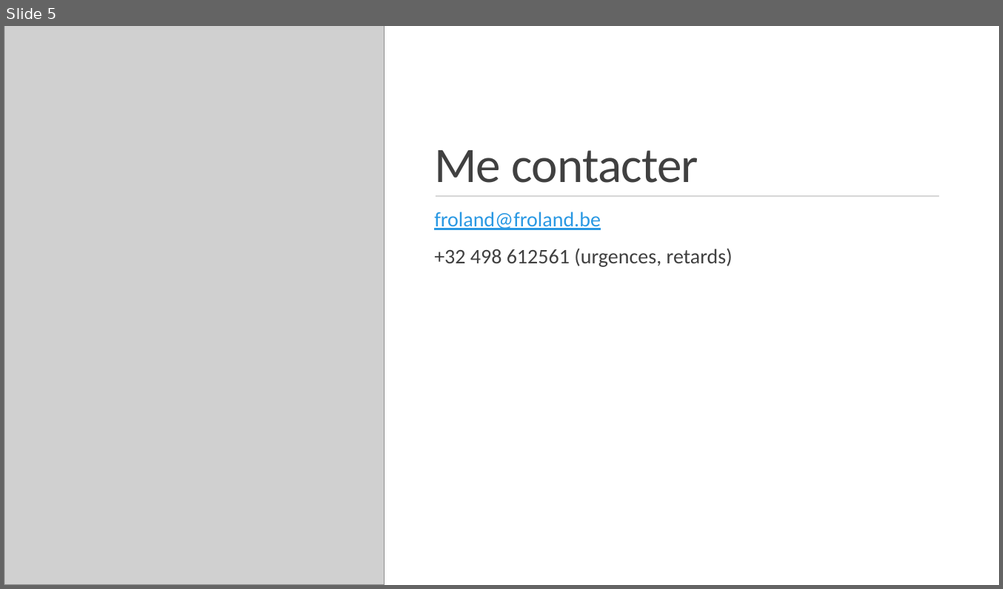
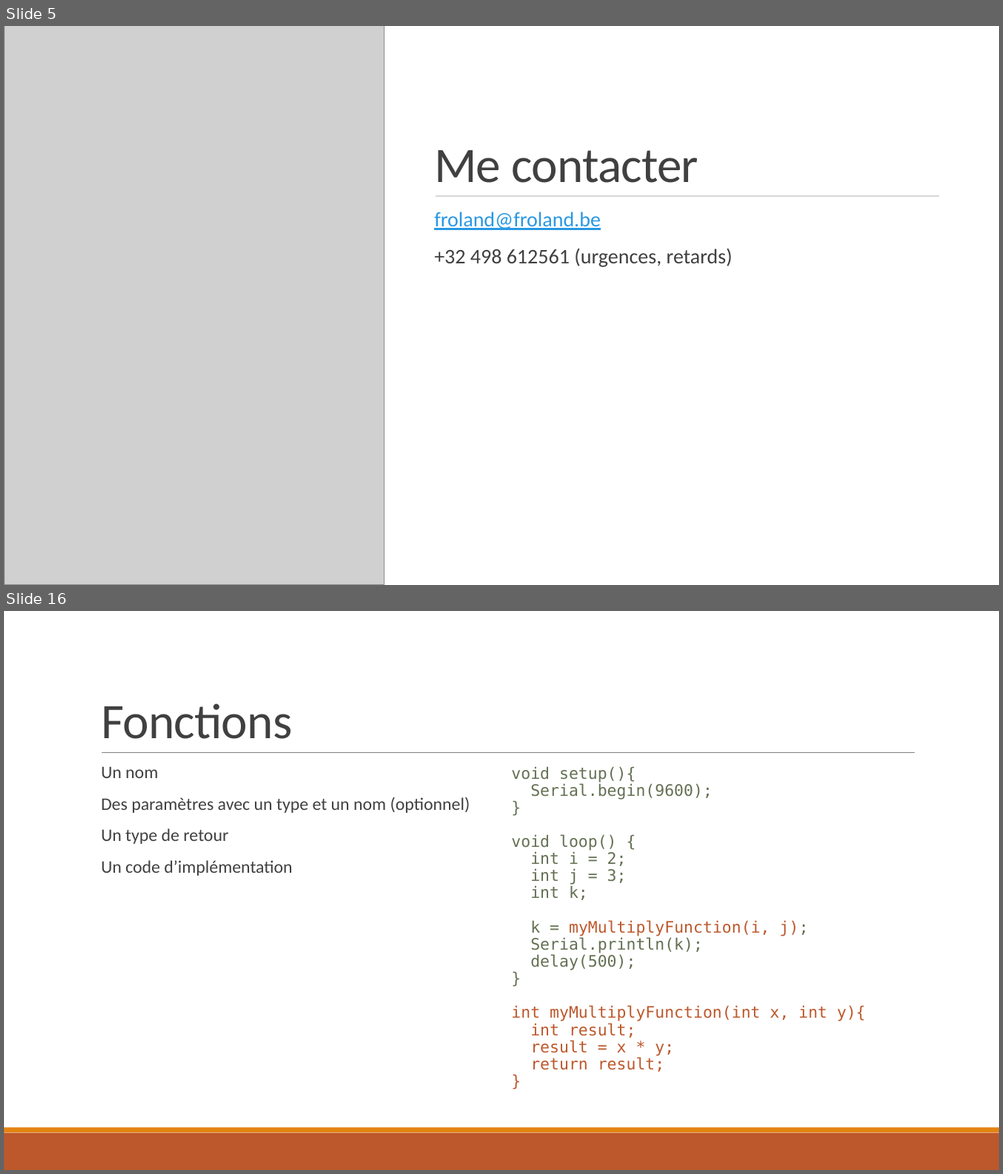
Before and after one commit to froland/cursus-iot-3days, a slide deck: Objets connectés.pptx. Shown one above the other, each under a label of ours: slide 5 before the commit, slides 5 and 16 after it; the slides between them are not shown. The pictures are 1003x589 and 1003x1174 pixels, drawn with LibreOffice and Linux fonts; fonts in the diff are those of the drawing; grey boxes stand for pictures. Boxes give left, top, right and bottom in pixels: in the first picture for what was removed or moved away, otherwise in the second. Text is boxed around its words. In the diff, an @@ line names an element or a change of style, - is before the commit and + after.

```diff
--- a/Objets connectés.pptx
+++ b/Objets connectés.pptx
@@ slide 16 added at (4,611,999,1170), background #FFFFFF; not listed: 2 template elements that a slide beside it also shows @@
@@ title added at (101,703,292,739), 48 pt, text #404040 @@
+Fonctions
@@ line added from (102, 753) to (915, 753), #808080 0.5 pt @@
@@ text added at (101,766,470,876), 17 pt, text #404040 @@
+  Un nom
+  Des paramètres avec un type et un nom (optionnel)
+  Un type de retour
+  Un code d’implémentation
@@ text added at (511,766,865,1072), 15.3 pt, text #637052 @@
+void setup(){
+Serial.begin(9600);
+}
+void loop() {
+int i = 2;
+int j = 3;
+int k;
+k = myMultiplyFunction(i, j);
+Serial.println(k);
+delay(500);
+}
+int myMultiplyFunction(int x, int y){
+int result;
+result = x * y;
+return result;
+}
```
Also in this commit, not shown: 1 slide changed, 16 other slides added, 2 other files.
